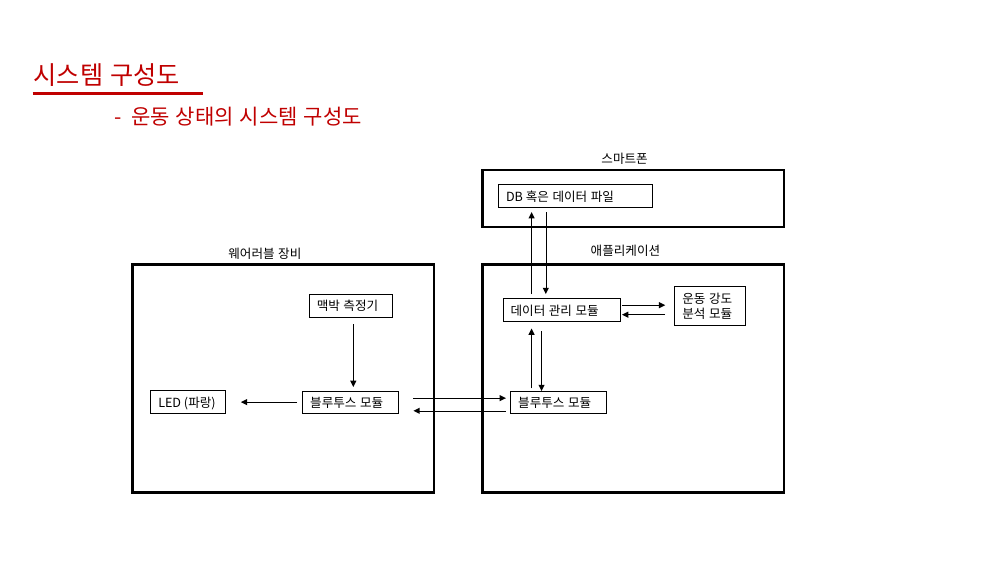
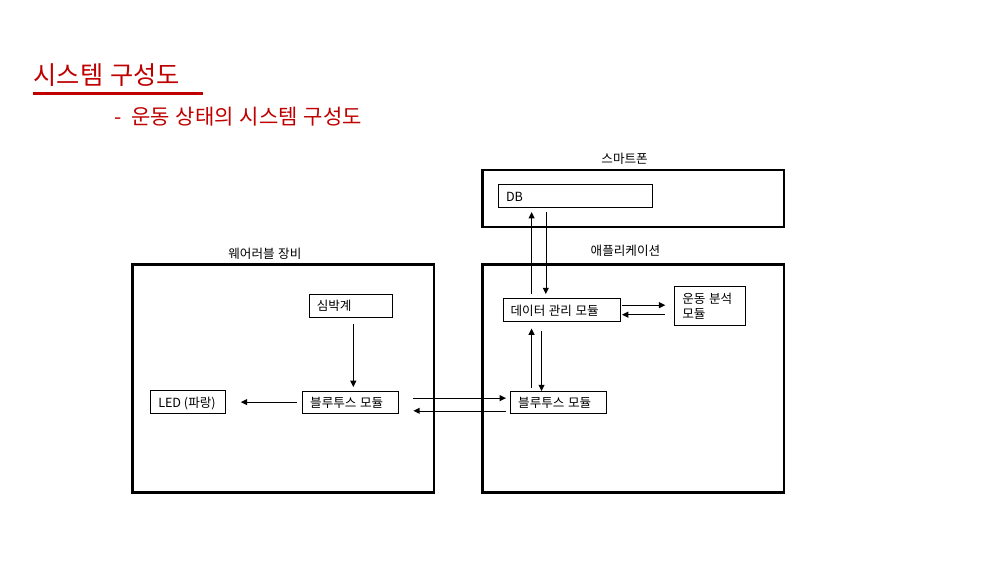
Before and after one commit to bajahoe/gitchana, a slide deck: slide 31 of 제안서 팀장 조동윤, 팀원 임종운.pptx. Drawn at 1008x567 pixels with LibreOffice and Linux fonts; fonts in the diff are those of the drawing; background and template pictures are left out. Boxes give left, top, right and bottom in pixels: in the first picture for what was removed or moved away, otherwise in the second. Text is boxed around its words. In the diff, an @@ line names an element or a change of style, - is before the commit and + after.

Commit message:
자료 업데이트
발표자료 재 작성
제안서 내 사용자 상태정보 구조 변경(시각 - > 날짜, 시간)
그냥 사진

```diff
--- a/제안서 팀장 조동윤, 팀원 임종운.pptx
+++ b/제안서 팀장 조동윤, 팀원 임종운.pptx
@@ text in rectangle at <box>506,191,523,201</box>: text changed @@
-DB 혹은 데이터 파일
+DB
@@ text in rectangle at <box>317,299,352,311</box>: text changed @@
-맥박 측정기
+심박계
@@ text in rectangle at <box>682,292,732,319</box>: text changed @@
-운동 강도 분석 모듈
+운동 분석 모듈
```
Also in this commit, not shown: 5 other slides changed, 12 slides added, 2 other files.
